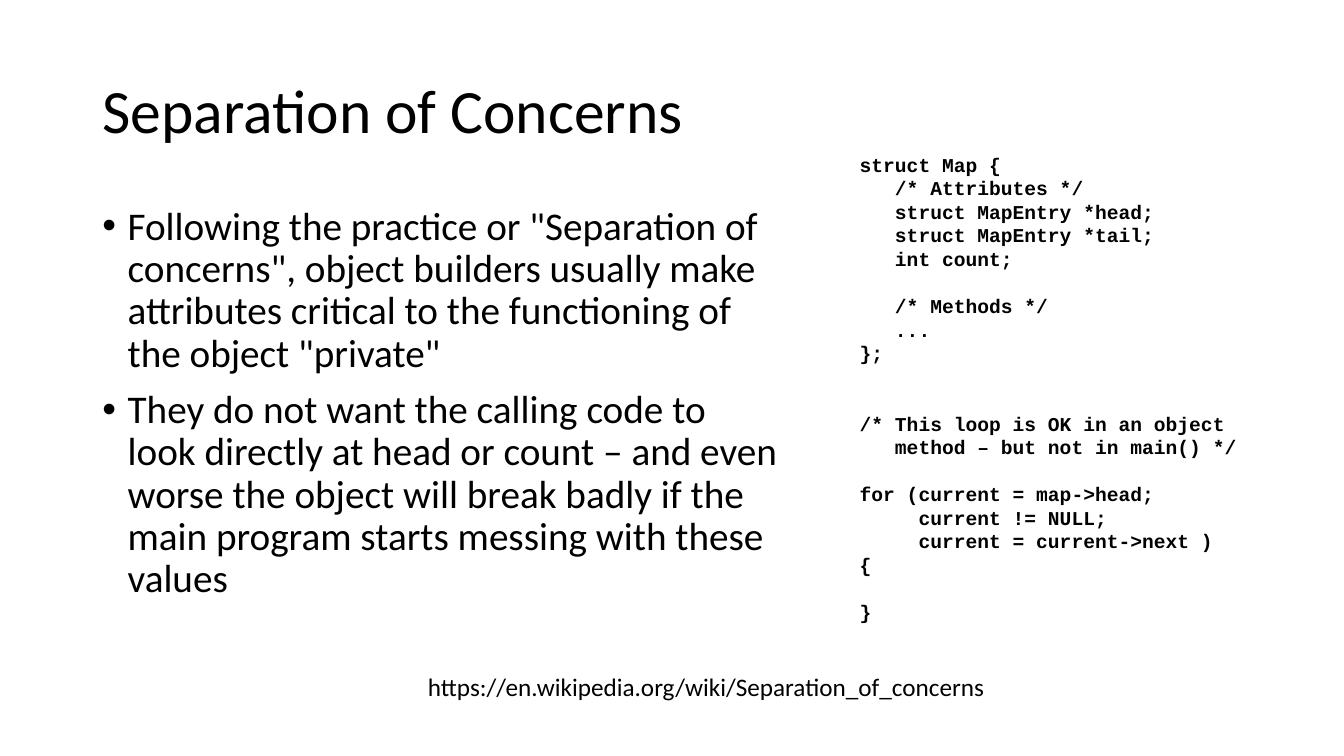
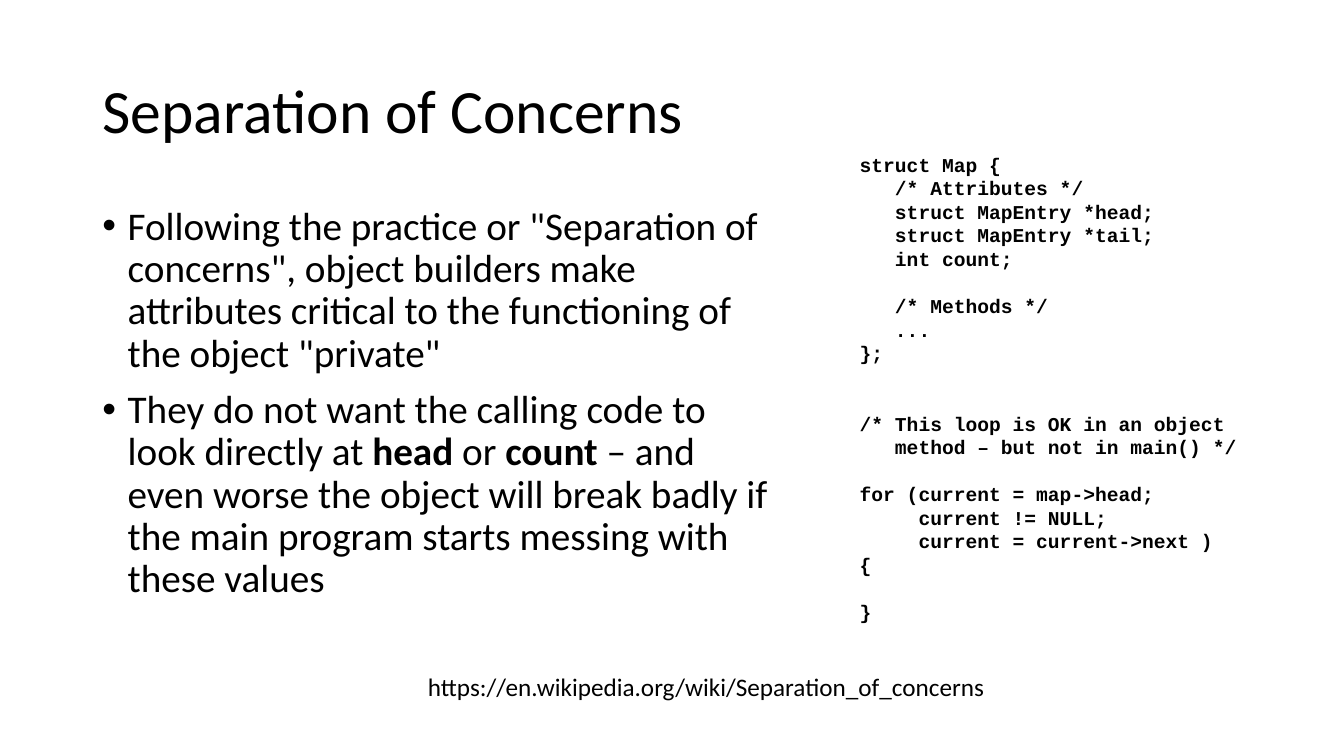
Before and after one commit to csev/cc4e, a slide deck: slide 35 of lectures/CC-04-Maps.pptx. Drawn at 1344x756 pixels with LibreOffice and Linux fonts; fonts in the diff are those of the drawing. Boxes give left, top, right and bottom in pixels: in the first picture for what was removed or moved away, otherwise in the second. Text is boxed around its words. In the diff, an @@ line names an element or a change of style, - is before the commit and + after.

```diff
--- a/lectures/CC-04-Maps.pptx
+++ b/lectures/CC-04-Maps.pptx
@@ text at bbox=[128, 212, 758, 374]: text changed @@
-• Following the practice or "Separation of concerns", object builders usually make attributes critical to the functioning of the object "private"
+• Following the practice or "Separation of concerns", object builders make attributes critical to the functioning of the object "private"
@@ text at bbox=[128, 395, 767, 593]: bold on in "head count" @@
```
Also in this commit, not shown: 17 other slides changed, 1 slide removed.
